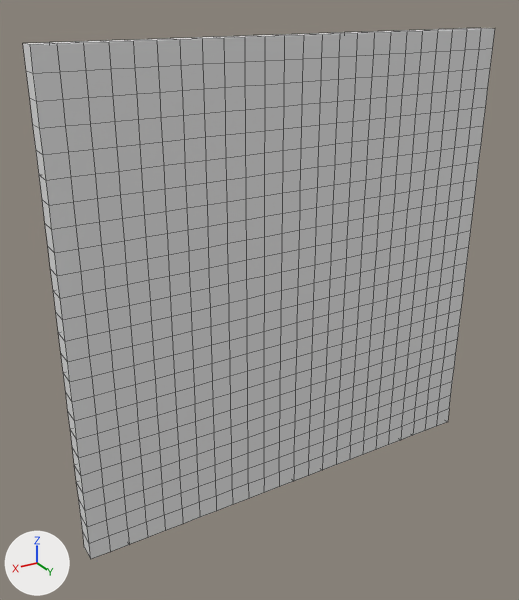
The OBJ model WindingTale/Assets/Resources/Maps/ShapePanel1/Shape_1_96.obj as it was, and as the next commit left it.
The view is the same before and after, from a 50 mm lens placed at (31.1, 5.0, 25.8), pointed at (13.8, -23.8, 11.4). The axes (+X, +Y, +Z) are drawn at lower left. The lights are the same throughout. Mesh edges are drawn as thin lines. Where no turn or scale is listed for an object, it has been applied to the vertices. Vertices at the same position are counted once.

Script lines for the objects in view, before the commit:
```python
me_shape_1_96 = bpy.data.meshes.new('Shape_1_96')
me_shape_1_96.from_pydata(...)  # 1250 vertices, 1248 faces; spans x 0.0..24.0, y -24.0..-23.0, z 0.0..24.0
ob_shape_1_96 = bpy.data.objects.new('Shape_1_96', me_shape_1_96)
ob_shape_1_96.location = (0.0, 0.0, 0.0)
```
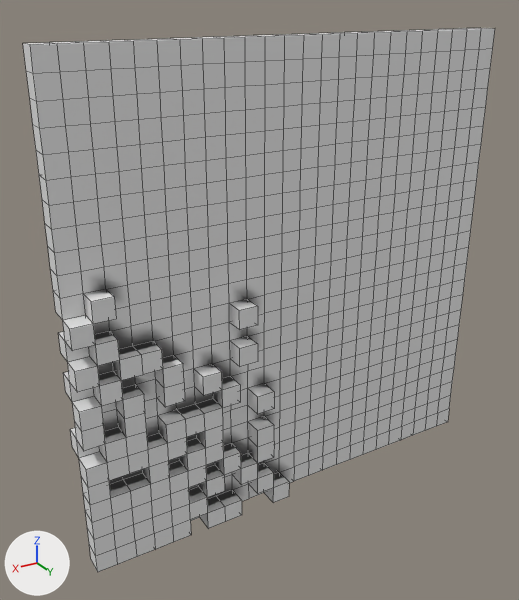
Diff of the bpy script that builds the scene:
```diff
--- a/WindingTale/Assets/Resources/Maps/ShapePanel1/Shape_1_96.obj.py
+++ b/WindingTale/Assets/Resources/Maps/ShapePanel1/Shape_1_96.obj.py
@@ me_shape_1_96 @@
 # used by ob_shape_1_96; location = (0.0, 0.0, 0.0)
-me_shape_1_96.from_pydata(...)  # 1250 vertices, 1248 faces; spans x 0.0..24.0, y -24.0..-23.0, z 0.0..24.0
+me_shape_1_96.from_pydata(...)  # 1356 vertices, 1492 faces; spans x 0.0..24.0, y -24.0..-22.0, z 0.0..24.0
+# me_shape_1_96 part 1
+# 12 vertices are removed from x 17.0..24.0, y -24.0, z 0.0..8.0
+# 146 faces are deleted
+# 13 vertices in x 21.0..24.0, y -24.0, z 0.0..3.0 move by (0.0, 2.0, 0.0)
+# 2 vertices are added at (20.0, -22.0, 2.0), (20.0, -22.0, 3.0)
+# 111 new vertices lie (0.0, 1.0, 0.0) away from vertices in x 13.0..24.0, y -23.0, z 0.0..14.0
+# 5 new vertices lie (0.0, 0.0, 1.0) away from vertices in x 20.0..23.0, y -24.0..-22.0, z 0.0..5.0
+# 390 new faces join them
```

Location of each change, [x1, y1, x2, y2] in pixels of the pictures (519 x 600 px):
'Shape_1_96', reshaped: before [23, 28, 495, 559]; after [23, 28, 495, 572]
part 1 of me_shape_1_96, built on: before [56, 289, 279, 559]; after [59, 289, 289, 572]
